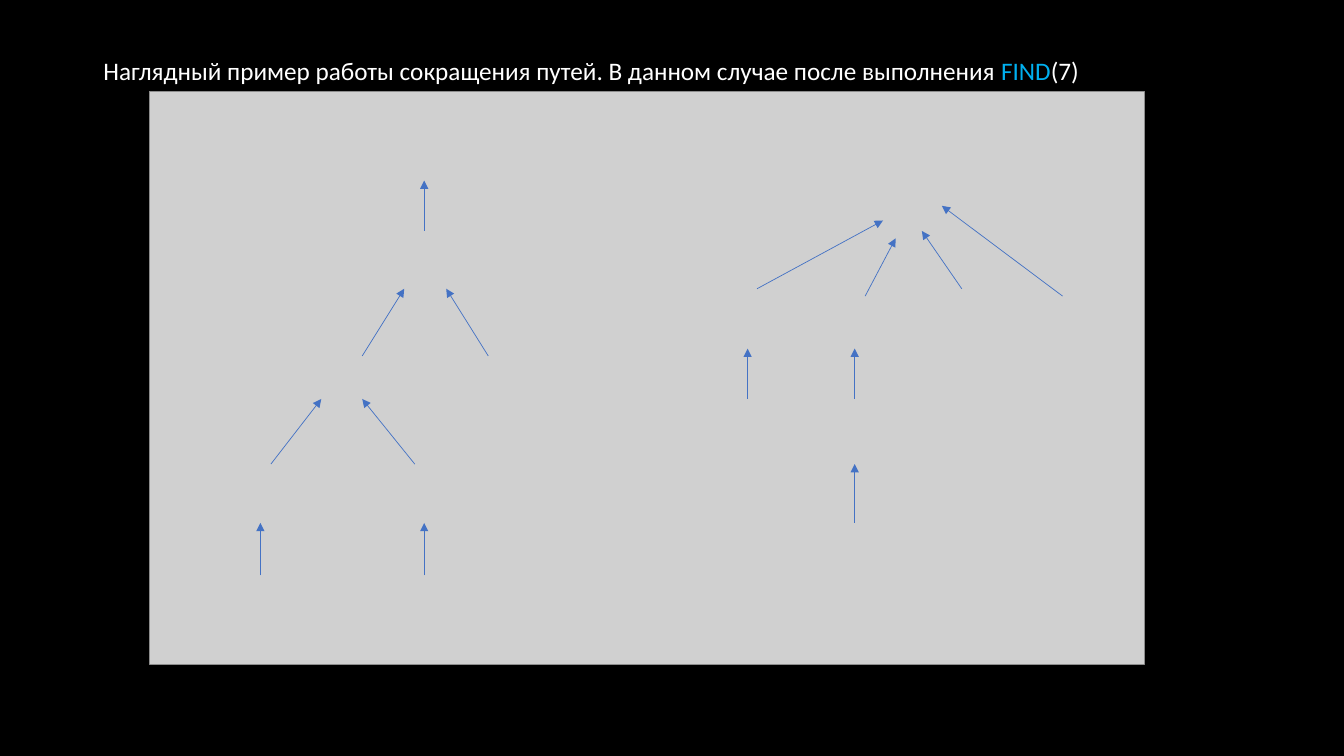
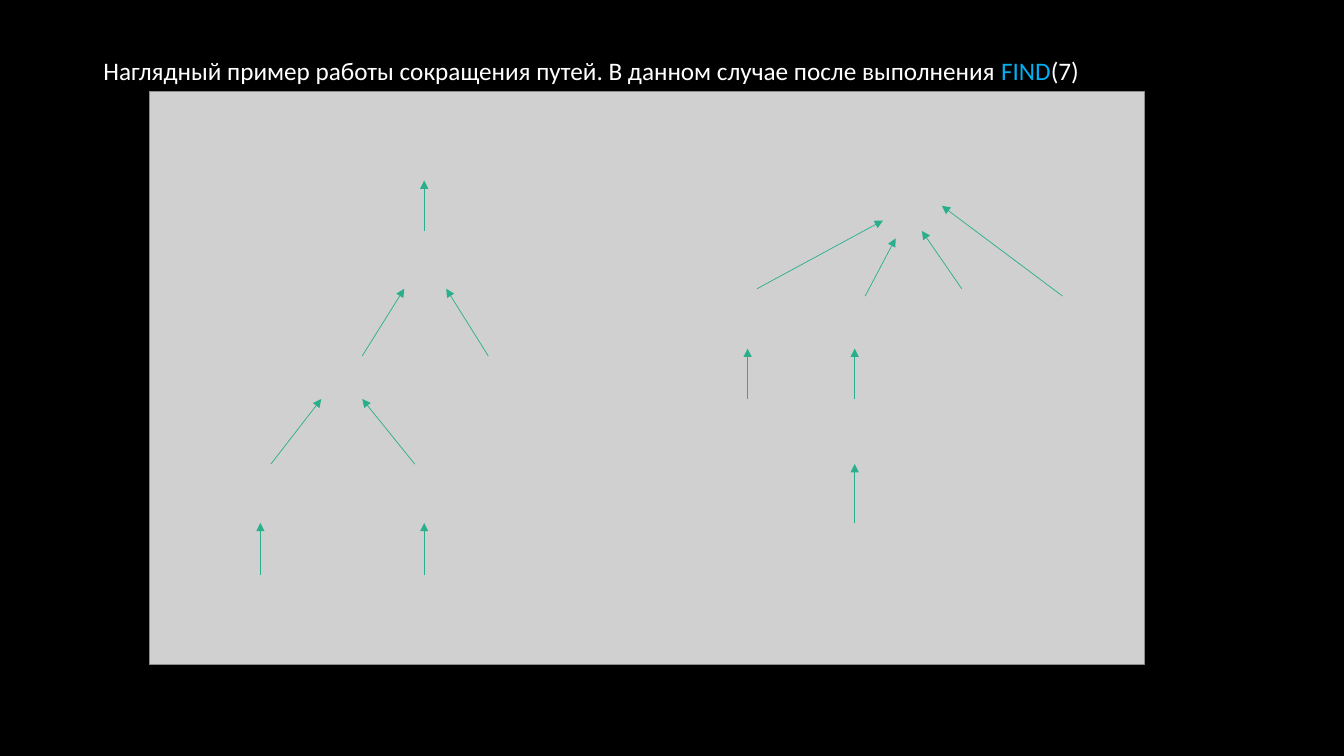
Before and after one commit to Valet-V0ult-de-Fur1e/combinatorics_and_graphs_repo, a slide deck: slide 7 of Задача объединить-найти Система не пересекающихся множеств. Алгоритм со сжатием путей сложности O(nG(n))/Презентация.pptx. Drawn at 1344x756 pixels with LibreOffice and Linux fonts; fonts in the diff are those of the drawing; grey boxes stand for pictures. Boxes give left, top, right and bottom in pixels: in the first picture for what was removed or moved away, otherwise in the second. Text is boxed around its words. In the diff, an @@ line names an element or a change of style, - is before the commit and + after.

```diff
--- a/Задача объединить-найти Система не пересекающихся множеств. Алгоритм со сжатием путей сложности O(nG(n))/Презентация.pptx
+++ b/Задача объединить-найти Система не пересекающихся множеств. Алгоритм со сжатием путей сложности O(nG(n))/Презентация.pptx
@@ arrow (424, 231) - (424, 180): stroke #4472C4 0.5 pt to #29AF8C 0.5 pt @@
@@ arrow (1063, 296) - (942, 206): stroke #4472C4 0.5 pt to #29AF8C 0.5 pt @@
@@ arrow (757, 288) - (883, 221): stroke #4472C4 0.5 pt to #29AF8C 0.5 pt @@
@@ arrow (865, 296) - (896, 238): stroke #4472C4 0.5 pt to #29AF8C 0.5 pt @@
@@ arrow (962, 288) - (923, 231): stroke #4472C4 0.5 pt to #29AF8C 0.5 pt @@
@@ arrow (362, 356) - (404, 288): stroke #4472C4 0.5 pt to #29AF8C 0.5 pt @@
@@ arrow (488, 356) - (447, 288): stroke #4472C4 0.5 pt to #29AF8C 0.5 pt @@
@@ arrow (748, 399) - (748, 349): stroke #4472C4 0.5 pt to #29AF8C 0.5 pt @@
@@ arrow (855, 399) - (855, 349): stroke #4472C4 0.5 pt to #29AF8C 0.5 pt @@
@@ arrow (271, 464) - (322, 399): stroke #4472C4 0.5 pt to #29AF8C 0.5 pt @@
@@ arrow (414, 464) - (362, 399): stroke #4472C4 0.5 pt to #29AF8C 0.5 pt @@
@@ arrow (855, 523) - (855, 464): stroke #4472C4 0.5 pt to #29AF8C 0.5 pt @@
@@ arrow (260, 576) - (260, 523): stroke #4472C4 0.5 pt to #29AF8C 0.5 pt @@
@@ arrow (424, 576) - (424, 523): stroke #4472C4 0.5 pt to #29AF8C 0.5 pt @@
```
Also in this commit, not shown: 4 other slides changed, 1 other file.
